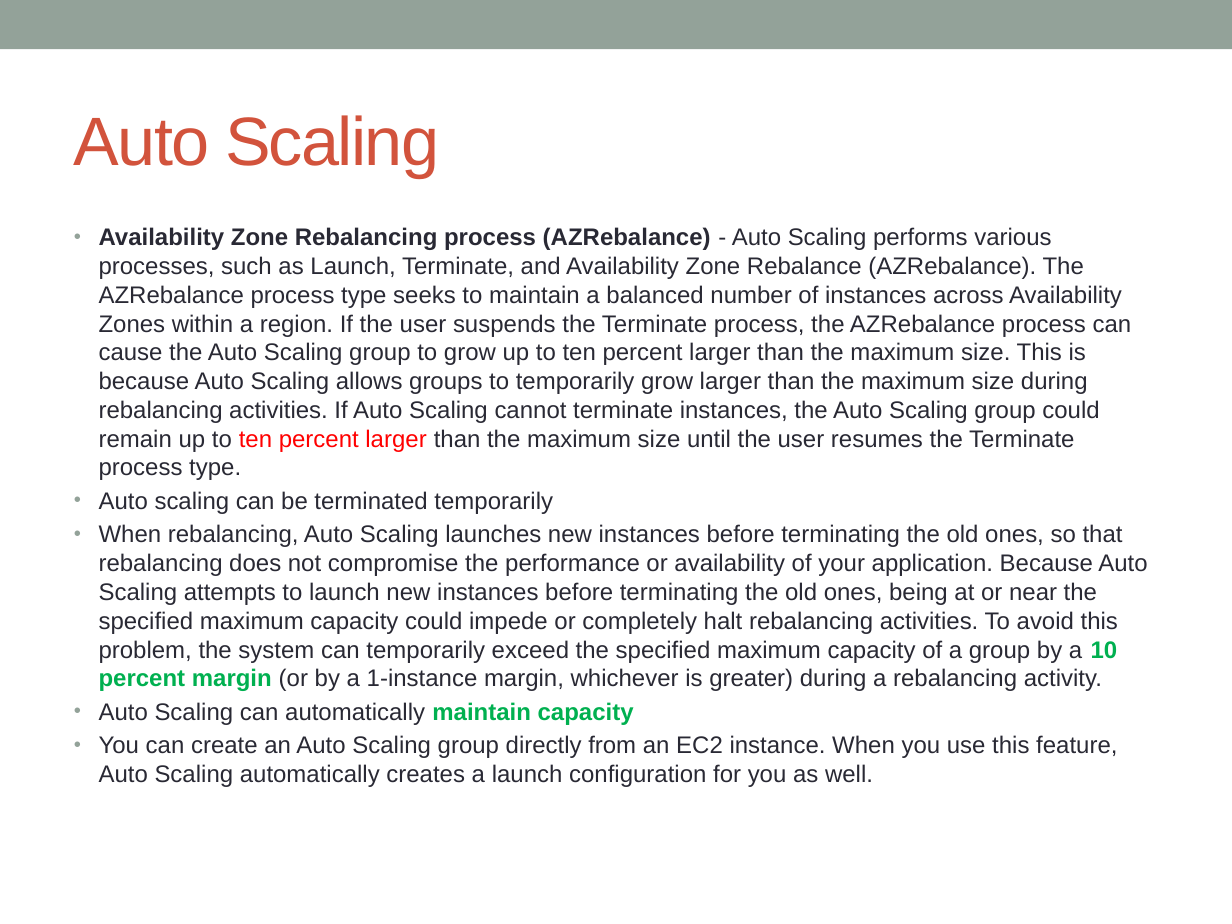
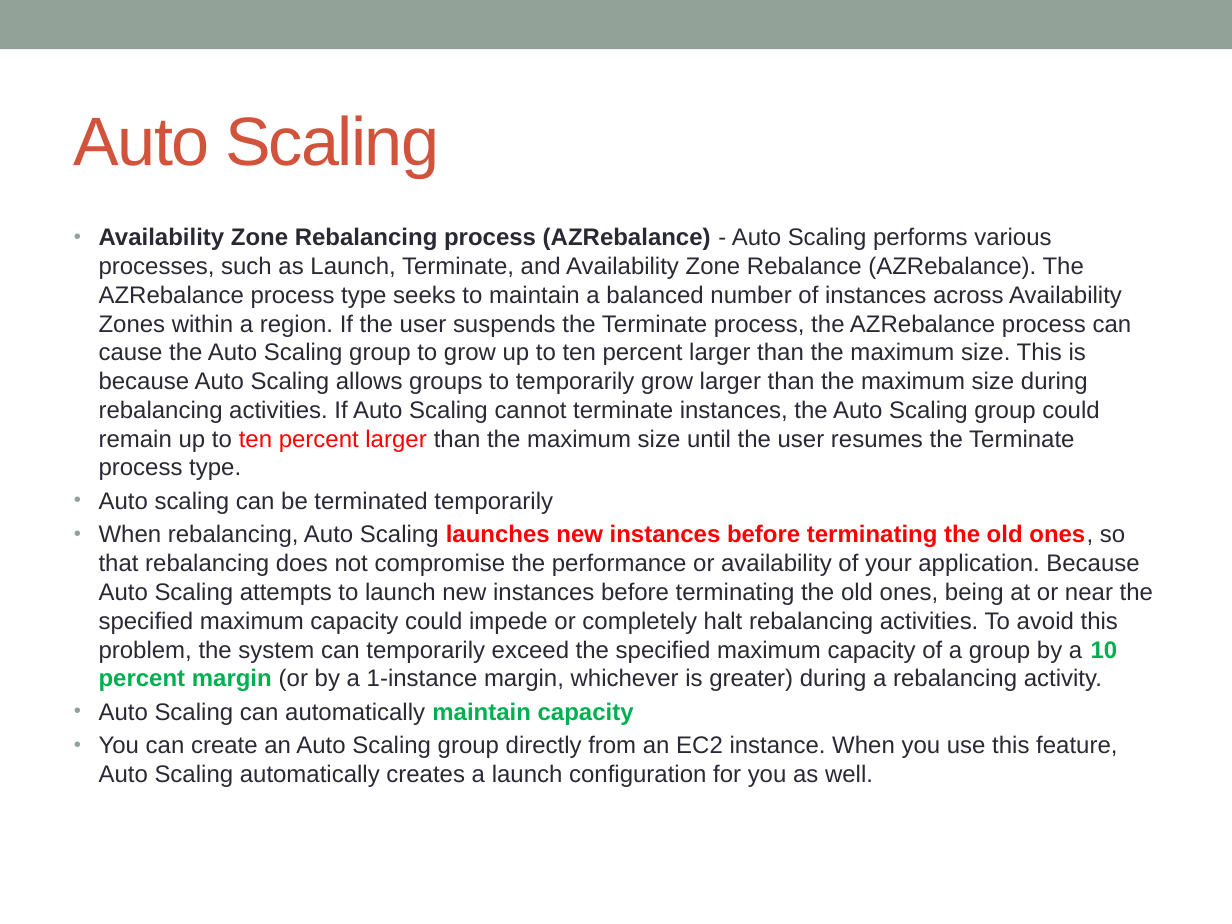
Before and after one commit to notionquest/ProjectDocumentation, a slide deck: slide 24 of AWS_Solution_Architect.pptx. Drawn at 1232x924 pixels with LibreOffice and Linux fonts; fonts in the diff are those of the drawing. Boxes give left, top, right and bottom in pixels: in the first picture for what was removed or moved away, otherwise in the second. Text is boxed around its words. In the diff, an @@ line names an element or a change of style, - is before the commit and + after.

```diff
--- a/AWS_Solution_Architect.pptx
+++ b/AWS_Solution_Architect.pptx
@@ text at bbox=[99, 524, 1153, 691]: text colour #292934 to #FF0000, bold on in "launches new instances before terminating the old ..." @@
```
Also in this commit, not shown: 3 other slides changed, 1 slide added.
